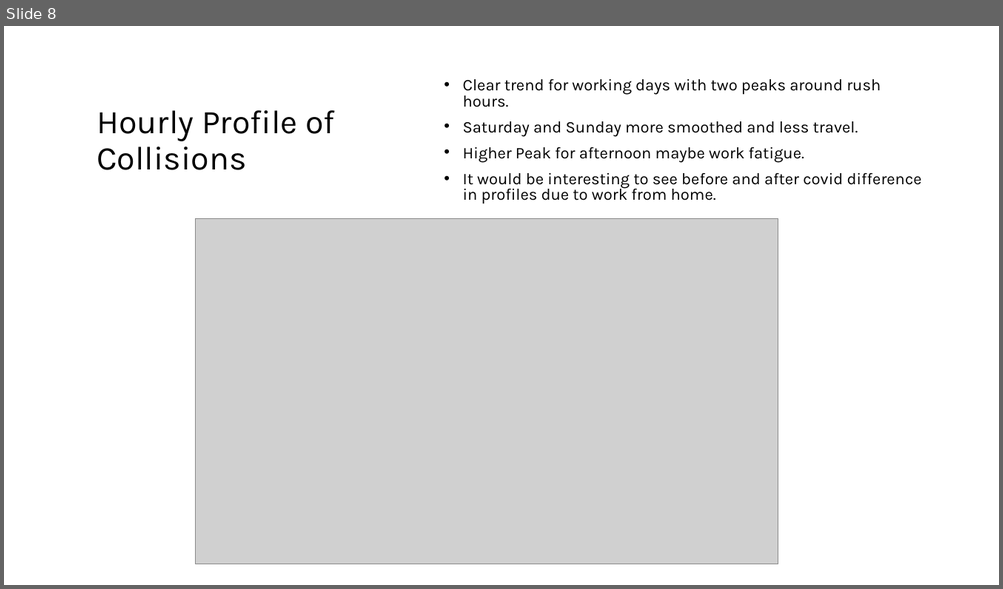
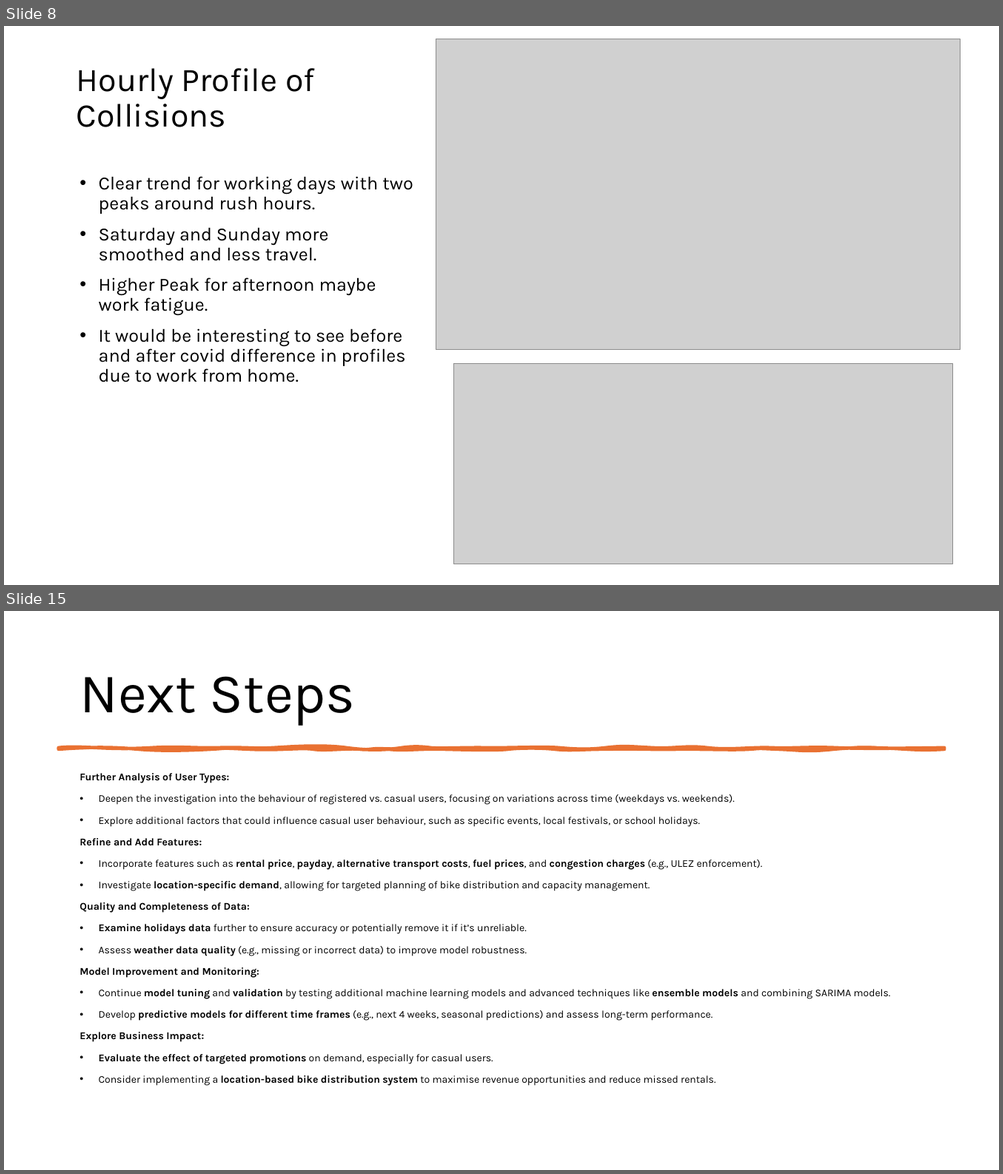
Before and after one commit to lrcode97/bike_demand_2025, a slide deck: presentation.pptx. Shown one above the other, each under a label of ours: slide 8 before the commit, slides 8 and 15 after it; the slides between them are not shown. The pictures are 1003x589 and 1003x1174 pixels, drawn with LibreOffice and Linux fonts; fonts in the diff are those of the drawing; grey boxes stand for pictures. Boxes give left, top, right and bottom in pixels: in the first picture for what was removed or moved away, otherwise in the second. Text is boxed around its words. In the diff, an @@ line names an element or a change of style, - is before the commit and + after.

```diff
--- a/presentation.pptx
+++ b/presentation.pptx
@@ slide 15 added at (4,611,999,1170), background #FFFFFF @@
@@ title added at (79,676,356,726), 54 pt, text #000000 @@
+Next Steps
@@ freeform shape added at (59,748,944,749), fill #E97132, outline #E97132 3.25 pt @@
@@ text added at (79,773,891,1086), 10 pt, text #000000 @@
+Further Analysis of User Types:
+• Deepen the investigation into the behaviour of registered vs. casual users, focusing on variations across time (weekdays vs. weekends).
+• Explore additional factors that could influence casual user behaviour, such as specific events, local festivals, or school holidays.
+Refine and Add Features:
+• Incorporate features such as rental price, payday, alternative transport costs, fuel prices, and congestion charges (e.g., ULEZ enforcement).
+• Investigate location-specific demand, allowing for targeted planning of bike distribution and capacity management.
+Quality and Completeness of Data:
+• Examine holidays data further to ensure accuracy or potentially remove it if it’s unreliable.
+• Assess weather data quality (e.g., missing or incorrect data) to improve model robustness.
+Model Improvement and Monitoring:
+• Continue model tuning and validation by testing additional machine learning models and advanced techniques like ensemble models and combining SARIMA models.
+• Develop predictive models for different time frames (e.g., next 4 weeks, seasonal predictions) and assess long-term performance.
+Explore Business Impact:
+• Evaluate the effect of targeted promotions on demand, especially for casual users.
+• Consider implementing a location-based bike distribution system to maximise revenue opportunities and reduce missed rentals.
@@ slide 8 changed as well @@
@@ title "Hourly Profile of Collisions": place and size @@
-title "Hourly Profile of Collisions" at (96,110,336,170)
+title "Hourly Profile of Collisions" at (77,68,315,127)
@@ picture: place and size @@
-picture at (196,219,779,565)
+picture at (436,39,960,351)
@@ text "Clear trend for working days ...": place and size @@
-text "Clear trend for working days ..." at (463,79,922,204)
+text "Clear trend for working days ..." at (99,176,412,383)
@@ text "Clear trend for working days ..." at (99,176,412,383): size 15.7 to 18 pt; line spacing 0.8 to 0.9; vertical alignment middle to top @@
@@ picture added at (453,364,952,565) @@
```
Also in this commit, not shown: 5 other slides changed, 7 other slides added, 9 slides removed, 12 other files.
